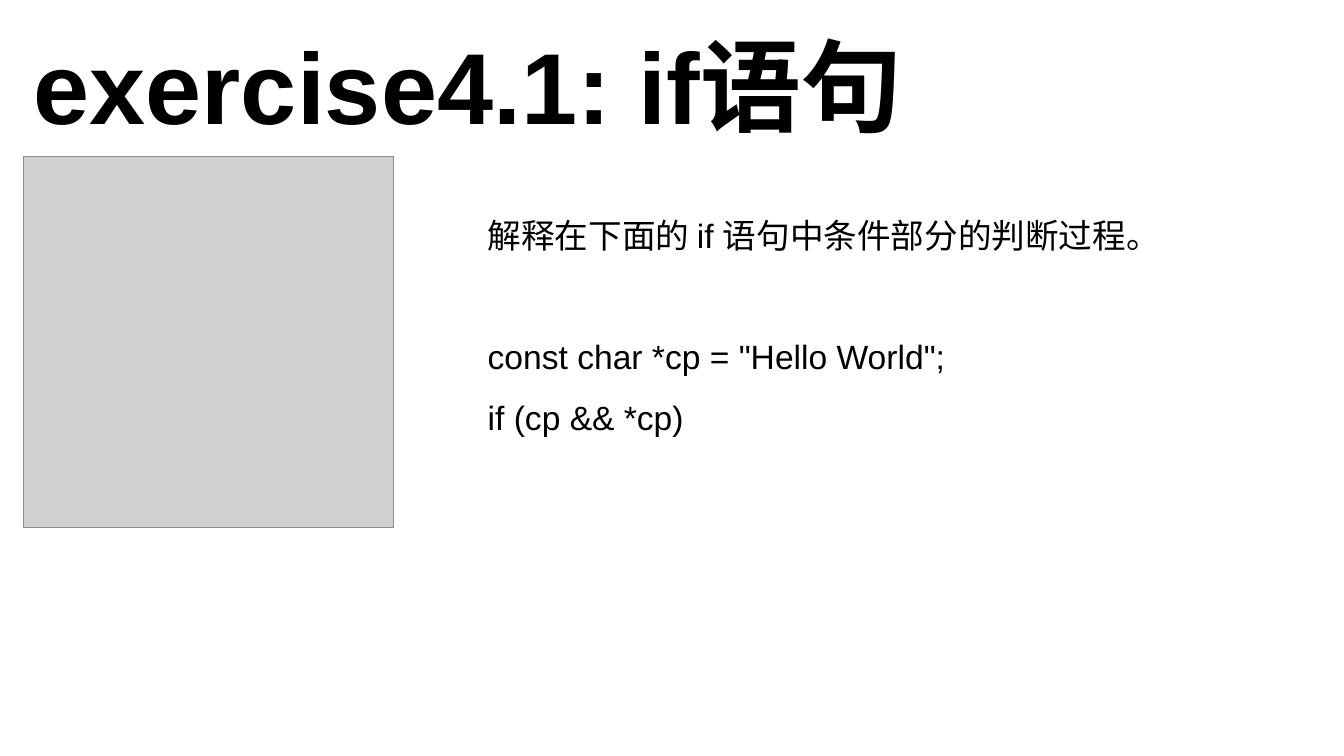
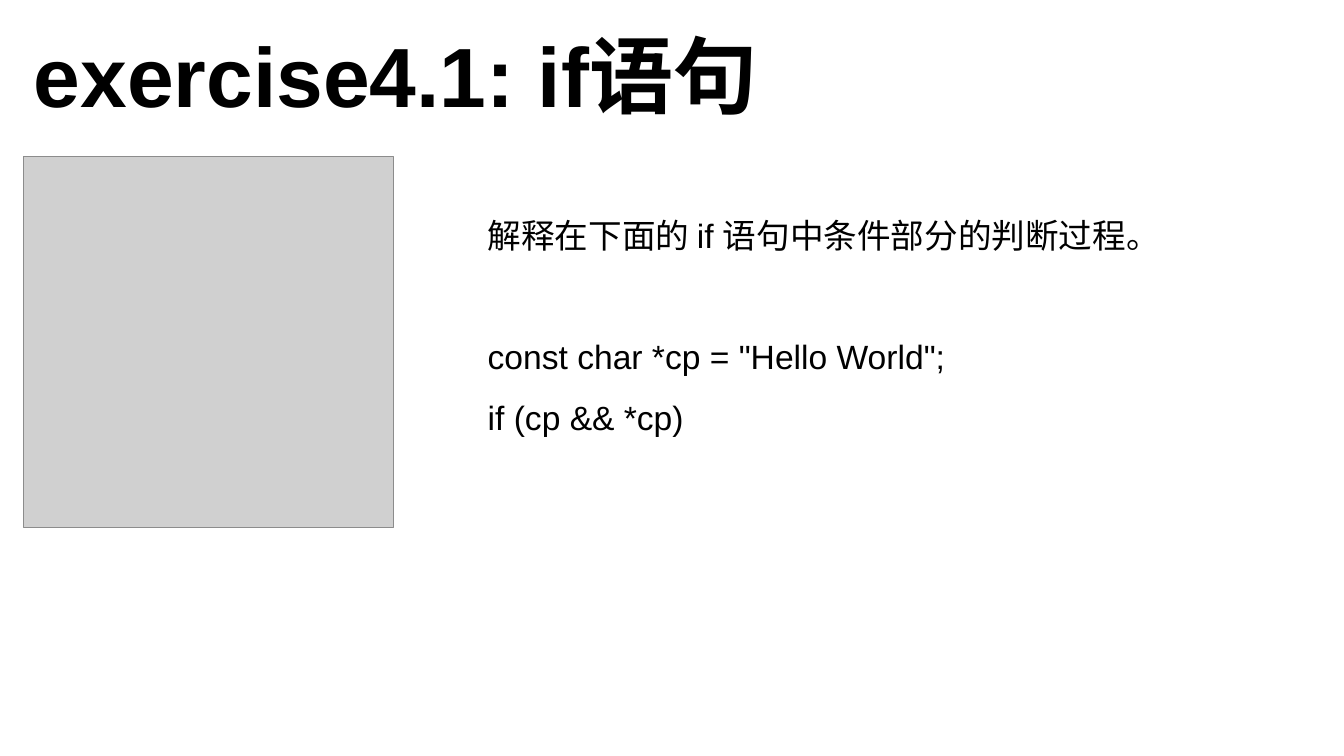
Before and after one commit to 3417725275/CPP_Study, a slide deck: slide 23 of C++课件.pptx. Drawn at 1344x756 pixels with LibreOffice and Linux fonts; fonts in the diff are those of the drawing; grey boxes stand for pictures. Boxes give left, top, right and bottom in pixels: in the first picture for what was removed or moved away, otherwise in the second. Text is boxed around its words. In the diff, an @@ line names an element or a change of style, - is before the commit and + after.

```diff
--- a/C++课件.pptx
+++ b/C++课件.pptx
@@ text "exercise4.1: if语句" at (x1=34, y1=41, x2=758, y2=115): size 72 to 60 pt @@
```
Also in this commit, not shown: 2 other slides changed, 9 slides added, 1 slide removed, 1 other file.
